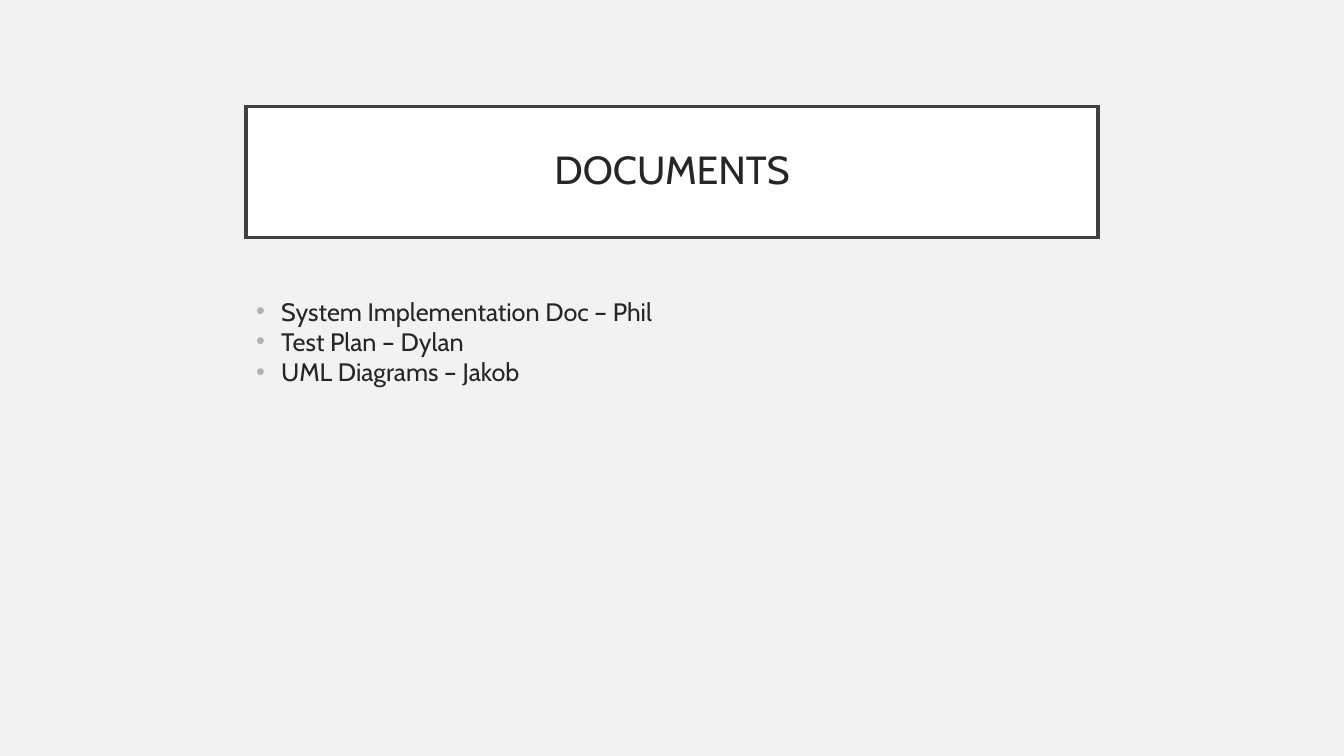
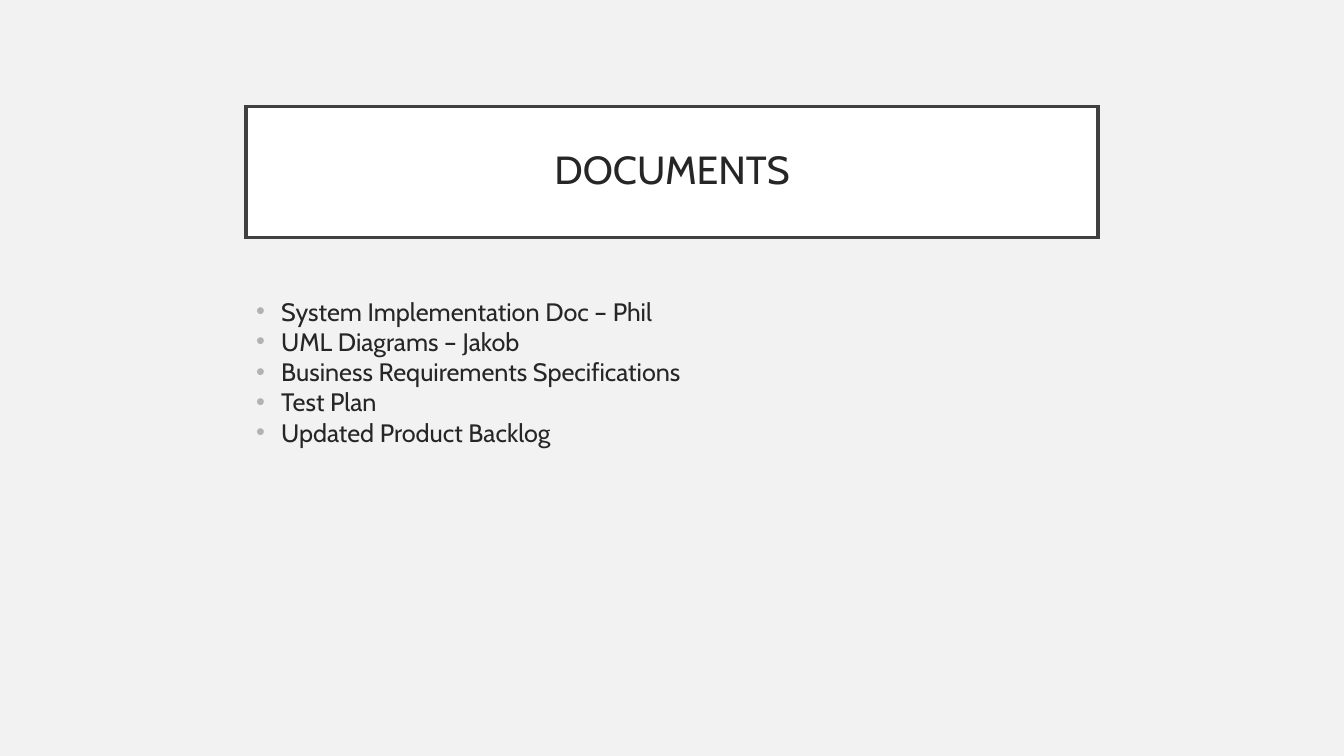
Before and after one commit to Thatawesomeguy4/FiddlePracticeAppCPSC4910, a slide deck: slide 8 of Fid'Lin Presentation1.1.pptx. Drawn at 1344x756 pixels with LibreOffice and Linux fonts; fonts in the diff are those of the drawing. Boxes give left, top, right and bottom in pixels: in the first picture for what was removed or moved away, otherwise in the second. Text is boxed around its words. In the diff, an @@ line names an element or a change of style, - is before the commit and + after.

```diff
--- a/Fid'Lin Presentation1.1.pptx
+++ b/Fid'Lin Presentation1.1.pptx
@@ text at box(281, 332, 464, 357): paragraph removed @@
-• Test Plan – Dylan
@@ text at box(281, 362, 680, 448): paragraphs added @@
+• Business Requirements Specifications
+• Test Plan
+• Updated Product Backlog
```
Also in this commit, not shown: 2 other slides changed.
